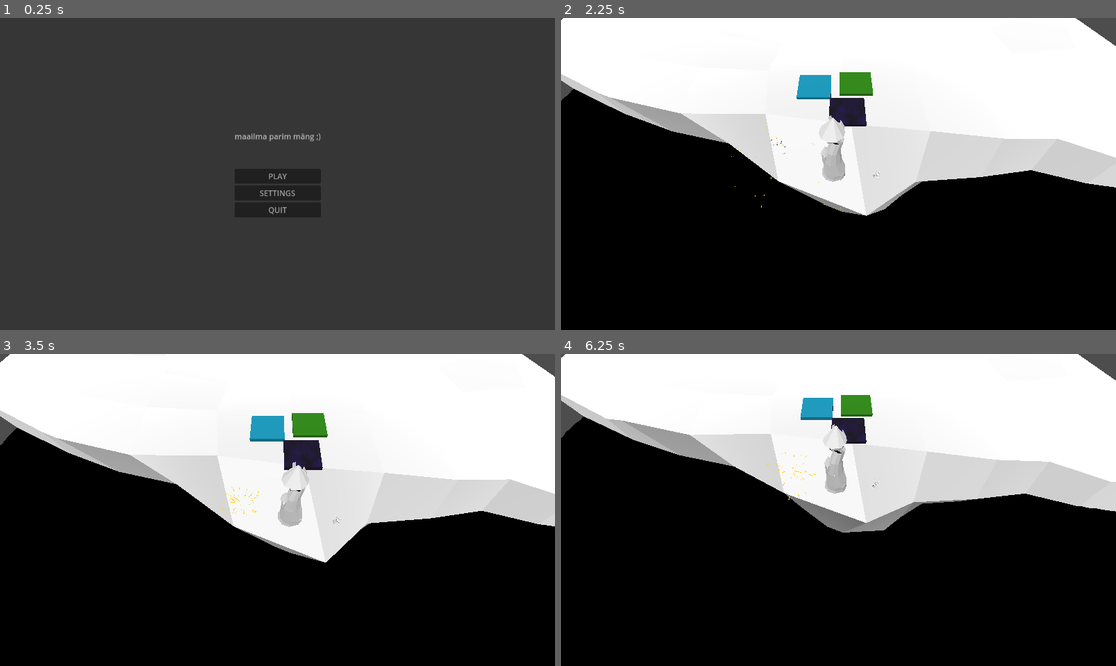
Above: before the commit, frames 1-4 (two rows, left to right).
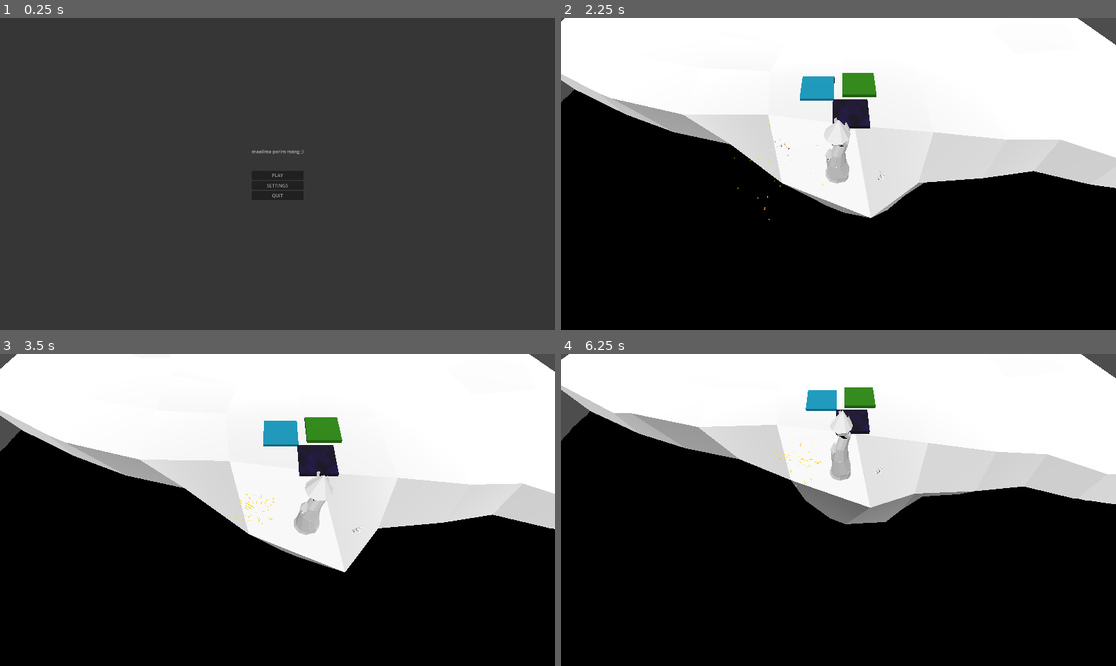
Above: after the commit, the same moments.

Repository: TaavetMandre/UPT
Game: Godot game, scene res://Content/UI/MainMenu/main_menu.tscn
The game is run twice, just before and just after one commit, with the same random seed, the same clock (stepped at 60 frames per second) and the same inputs. Before the commit the project has no main scene; this scene is started directly in both runs. The engine's default icon, where the game draws it, is replaced by a stand-in: a white triangle on a blue panel in a dark square.
Inputs (mouse positions are in pixels of both pictures, inside the frame that each line leads up to):
- Up to frame 1 (0.25 s): no input
- Up to frame 2 (2.25 s): click "PLAY" at 0.5 s; tap Enter (ui_accept) at 1.25, 1.52 s; move the mouse to (960, 158) at 1.27 s; hold Right (ui_right) 1.28-2 s; hold Shift 1.28-2 s; click (960, 158) at 1.42 s; drag from (727, 189) to (810, 236) at 2.02 s
- Up to frame 3 (3.5 s): move the mouse to (333, 441) at 2.77 s; hold Right (ui_right) from 2.78 s (still down); hold Shift from 2.78 s (still down)
- Up to frame 4 (6.25 s): release Right (ui_right) at 3.5 s; release Shift at 3.5 s; drag from (810, 572) to (672, 463) at 3.52 s; move the mouse to (1005, 556) at 4.27 s; hold Left (ui_left) 4.28-5 s; hold Shift 4.28-5 s; tap Enter (ui_accept) at 4.52 s; drag from (672, 463) to (755, 432) at 5.02 s; move the mouse to (866, 510) at 5.77 s; hold Down (ui_down) from 5.78 s (still down); hold Shift from 5.78 s (still down); click (866, 510) at 5.92 s

The runs differ from the first frame. In frame 1, 0.4% of the frame differs, in the area x 42-58%, y 36-64%; in frame 2, 1.5%; in frame 3, 5.3%; in frame 4, 7.9%, in the area x 0-100%, y 0-58%.

Commit message:
autorun scene and window properties

Diff:
--- a/project.godot
+++ b/project.godot
@@ -10,6 +10,13 @@
 
 [application]
 
-config/name="UPT1.1"
+config/name="UPT"
+run/main_scene="res://Content/UI/MainMenu/main_menu.tscn"
 config/features=PackedStringArray("4.2", "Forward Plus")
 config/icon="res://icon.svg"
+
+[display]
+
+window/size/viewport_width=1920
+window/size/viewport_height=1080
+window/size/mode=3
Not shown: 1 places in Content/Outside/Camera/camera.tscn that only renumber resources
